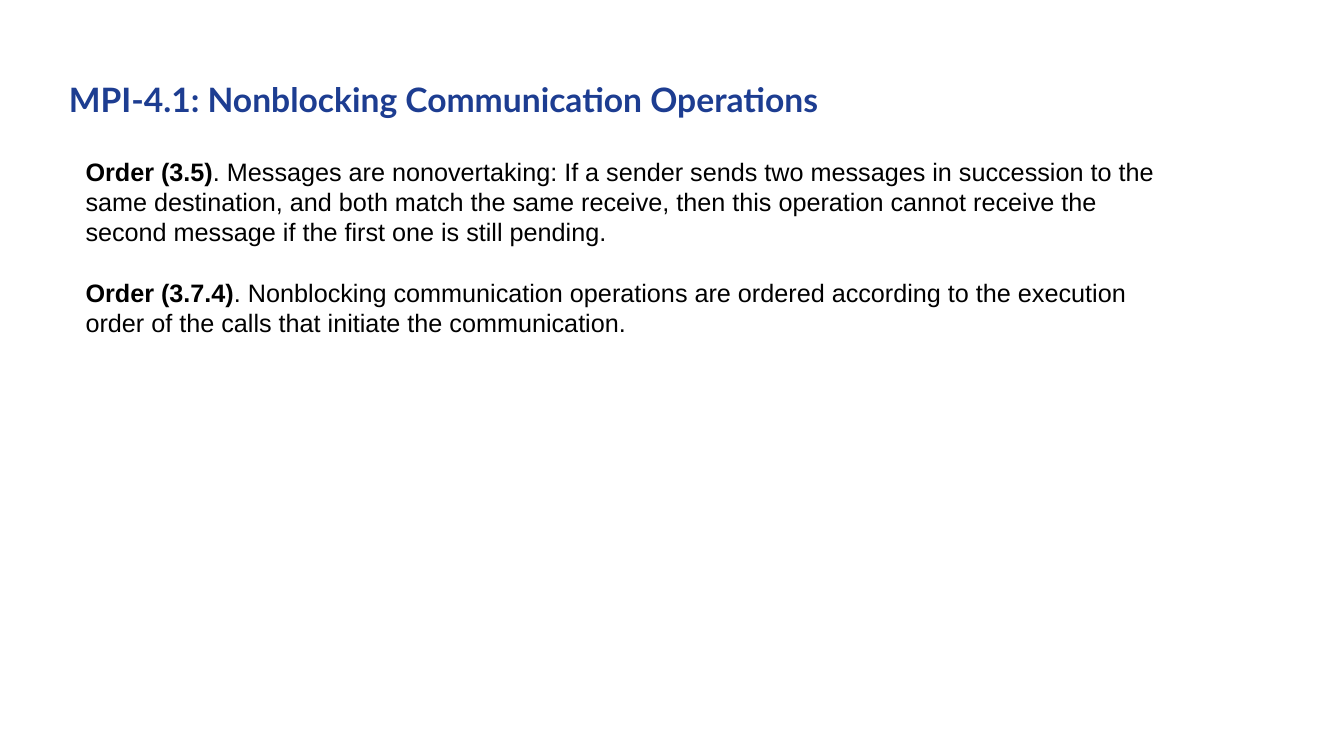
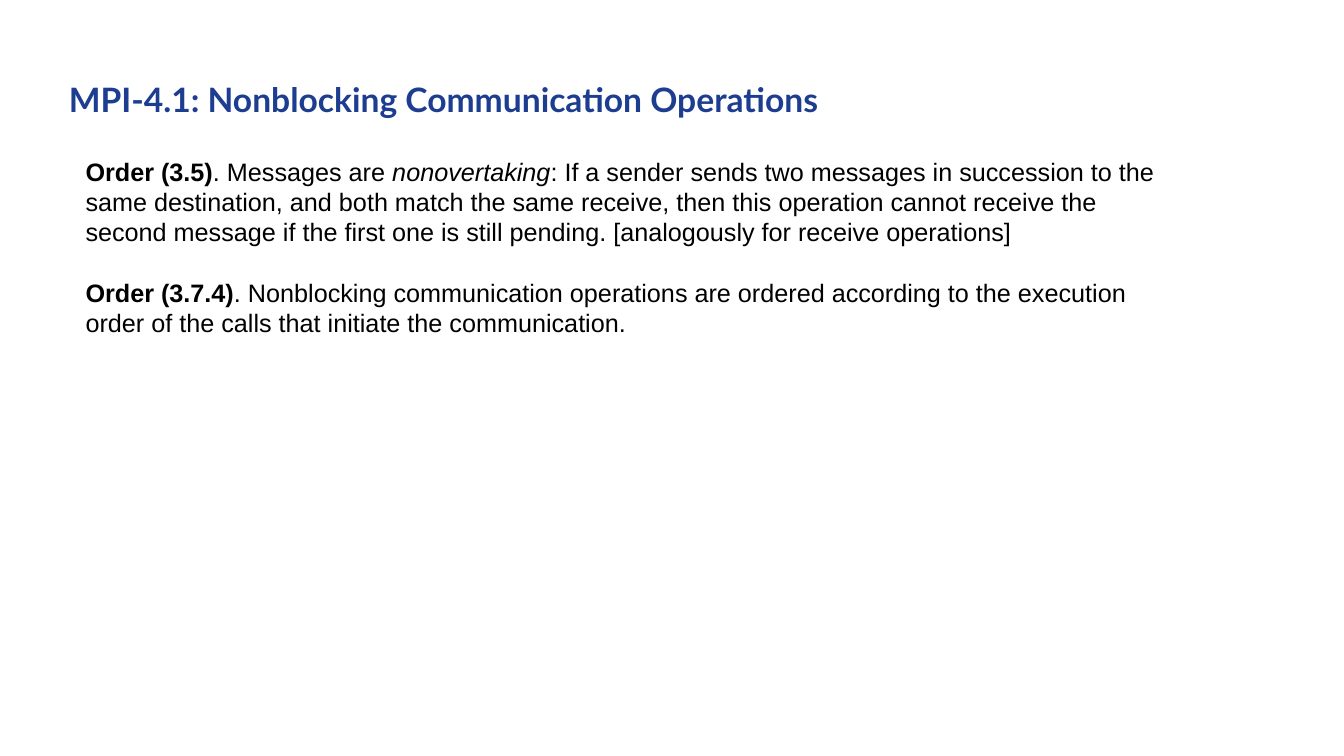
Before and after one commit to AxelSchneewind/mpi-benchmark, a slide deck: slide 5 of presentation/presentation-partitioned-progress.pptx. Drawn at 1344x756 pixels with LibreOffice and Linux fonts; fonts in the diff are those of the drawing; background and template pictures are left out. Boxes give left, top, right and bottom in pixels: in the first picture for what was removed or moved away, otherwise in the second. Text is boxed around its words. In the diff, an @@ line names an element or a change of style, - is before the commit and + after.

```diff
--- a/presentation/presentation-partitioned-progress.pptx
+++ b/presentation/presentation-partitioned-progress.pptx
@@ text at bbox=[86, 162, 1154, 187]: italic on in "nonovertaking:" @@
@@ text at bbox=[86, 222, 1011, 247]: text changed @@
-second message if the first one is still pending.
+second message if the first one is still pending. [analogously for receive operations]
```
Also in this commit, not shown: 3 other slides changed, 5 slides added, 2 slides removed.
